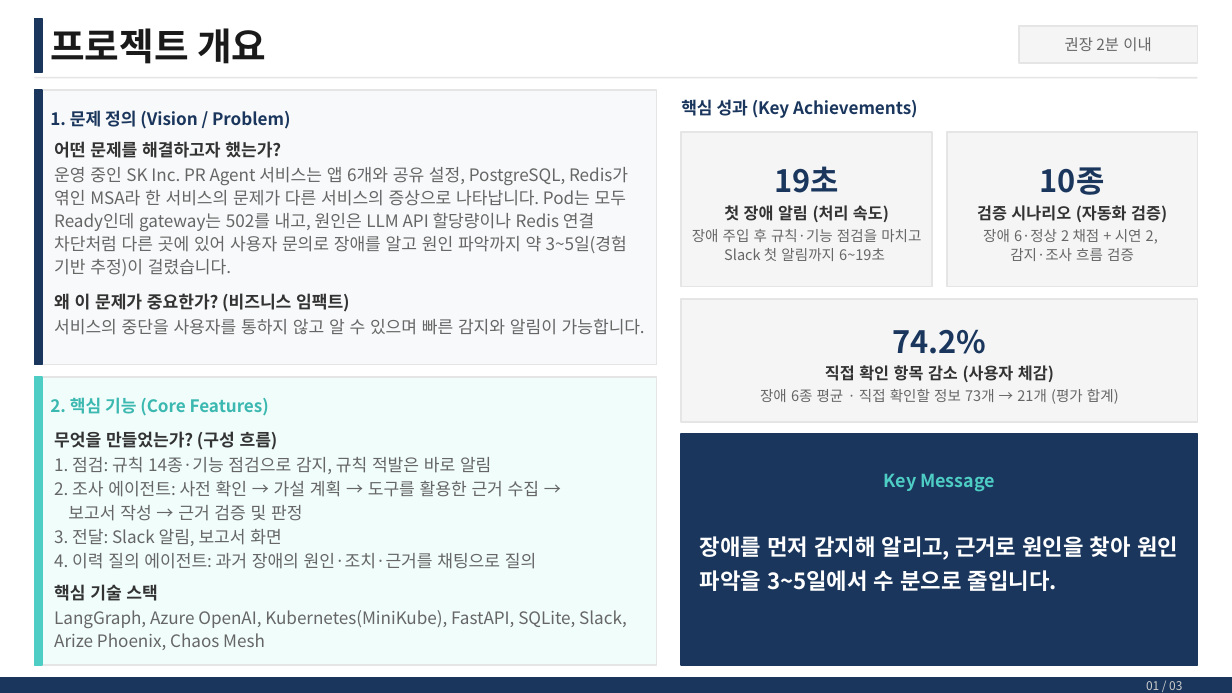
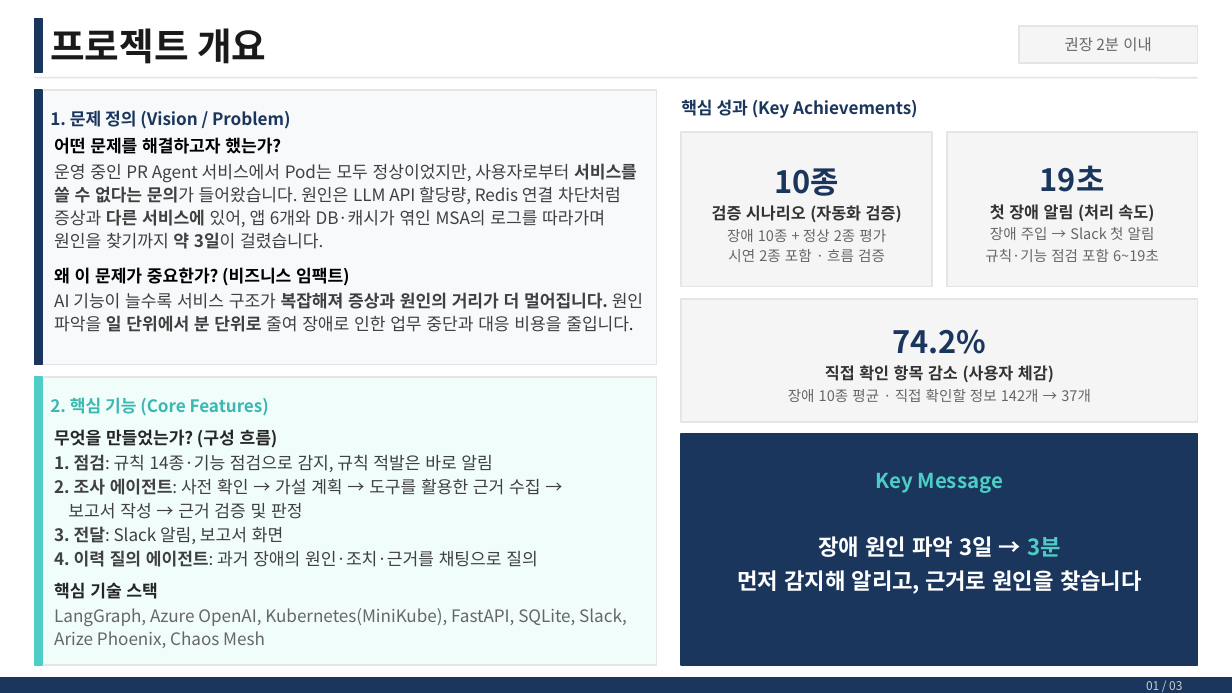
Before and after one commit to skax-jihyeryu/KubeGuardian, a slide deck: slide 2 of docs/산출물/AI_Master_Project_최종발표_류지혜_11791_v0.3.pptx. Drawn at 1232x693 pixels with LibreOffice and Linux fonts; fonts in the diff are those of the drawing. Boxes give left, top, right and bottom in pixels: in the first picture for what was removed or moved away, otherwise in the second. Text is boxed around its words. In the diff, an @@ line names an element or a change of style, - is before the commit and + after.

```diff
--- a/docs/산출물/AI_Master_Project_최종발표_류지혜_11791_v0.3.pptx
+++ b/docs/산출물/AI_Master_Project_최종발표_류지혜_11791_v0.3.pptx
@@ text at [54, 137, 349, 286]: text colour #333333 to #000000 in "어떤 문제를 해결하고자 했는가?", "왜 이 문제가 중요한가? (비즈니스 임팩트)" @@
@@ text "10종": place and size @@
-text "10종" at [977, 167, 1167, 261]
+text "10종" at [712, 168, 902, 262]
@@ text "19초": place and size @@
-text "19초" at [692, 166, 921, 261]
+text "19초" at [985, 165, 1159, 262]
@@ text at [54, 163, 637, 249]: text changed; text colour #666666 to #404040 @@
-운영 중인 SK Inc. PR Agent 서비스는 앱 6개와 공유 설정, PostgreSQL, Redis가 엮인 MSA라 한 서비스의 문제가 다른 서비스의 증상으로 나타납니다. Pod는 모두 Ready인데 gateway는 502를 내고, 원인은 LLM API 할당량이나 Redis 연결 차단처럼 다른 곳에 있어 사용자 문의로 장애를 알고 원인 파악까지 약 3~5일(경험 기반 추정)이 걸렸습니다.
+운영 중인 PR Agent 서비스에서 Pod는 모두 정상이었지만, 사용자로부터 서비스를 쓸 수 없다는 문의가 들어왔습니다. 원인은 LLM API 할당량, Redis 연결 차단처럼 증상과 다른 서비스에 있어, 앱 6개와 DB·캐시가 엮인 MSA의 로그를 따라가며 원인을 찾기까지 약 3일이 걸렸습니다.
@@ text at [727, 229, 886, 262]: text changed @@
-장애 6·정상 2 채점 + 시연 2,
-감지·조사 흐름 검증
+장애 10종 + 정상 2종 평가
+시연 2종 포함 · 흐름 검증
@@ text at [985, 227, 1159, 262]: text changed @@
-장애 주입 후 규칙·기능 점검을 마치고 Slack 첫 알림까지 6~19초
+장애 주입 → Slack 첫 알림
+규칙·기능 점검 포함 6~19초
@@ text at [54, 292, 643, 332]: text changed; text colour #666666 to #404040 @@
-서비스의 중단을 사용자를 통하지 않고 알 수 있으며 빠른 감지와 알림이 가능합니다.
+AI 기능이 늘수록 서비스 구조가 복잡해져 증상과 원인의 거리가 더 멀어집니다. 원인 파악을 일 단위에서 분 단위로 줄여 장애로 인한 업무 중단과 대응 비용을 줄입니다.
@@ text at [788, 389, 1091, 402]: text changed @@
-장애 6종 평균 · 직접 확인할 정보 73개 → 21개 (평가 합계)
+장애 10종 평균 · 직접 확인할 정보 142개 → 37개
@@ text at [54, 429, 540, 599]: text colour #333333 to #262626 in "무엇을 만들었는가? (구성 흐름)", "핵심 기술 스택"; text colour #666666 to #404040 in "1. 점검: 규칙 14종·기능 점검으로 감지, 규칙 ...", "2. 조사 에이전트: 사전 확인 → 가설 ...", "보고서 작성 → 근거 검증 및 판정", "3. 전달: Slack 알림, 보고서 화면" and 1 more places; bold on in "1. 점검:", "2. 조사 에이전트:", "3. 전달:", "4. 이력 질의 에이전트:" @@
@@ text "Key Message" at [876, 473, 1004, 493]: size 10.5 to 12 pt @@
@@ text at [737, 536, 1142, 594]: text changed @@
-장애를 먼저 감지해 알리고, 근거로 원인을 찾아 원인 파악을 3~5일에서 수 분으로 줄입니다.
+장애 원인 파악 3일 → 3분
+먼저 감지해 알리고, 근거로 원인을 찾습니다
```
Also in this commit, not shown: 2 other slides changed, 5 other files.
